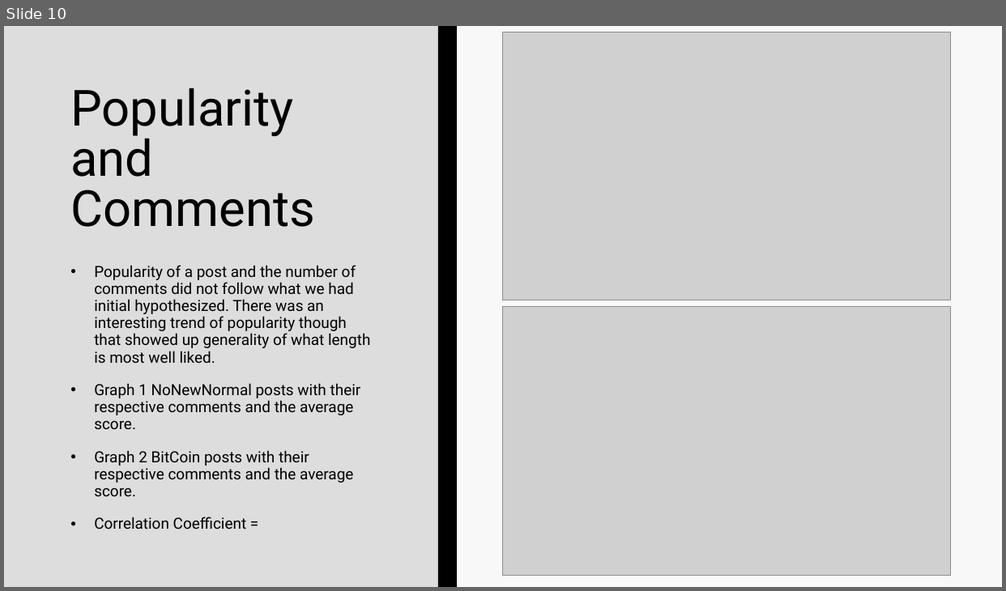
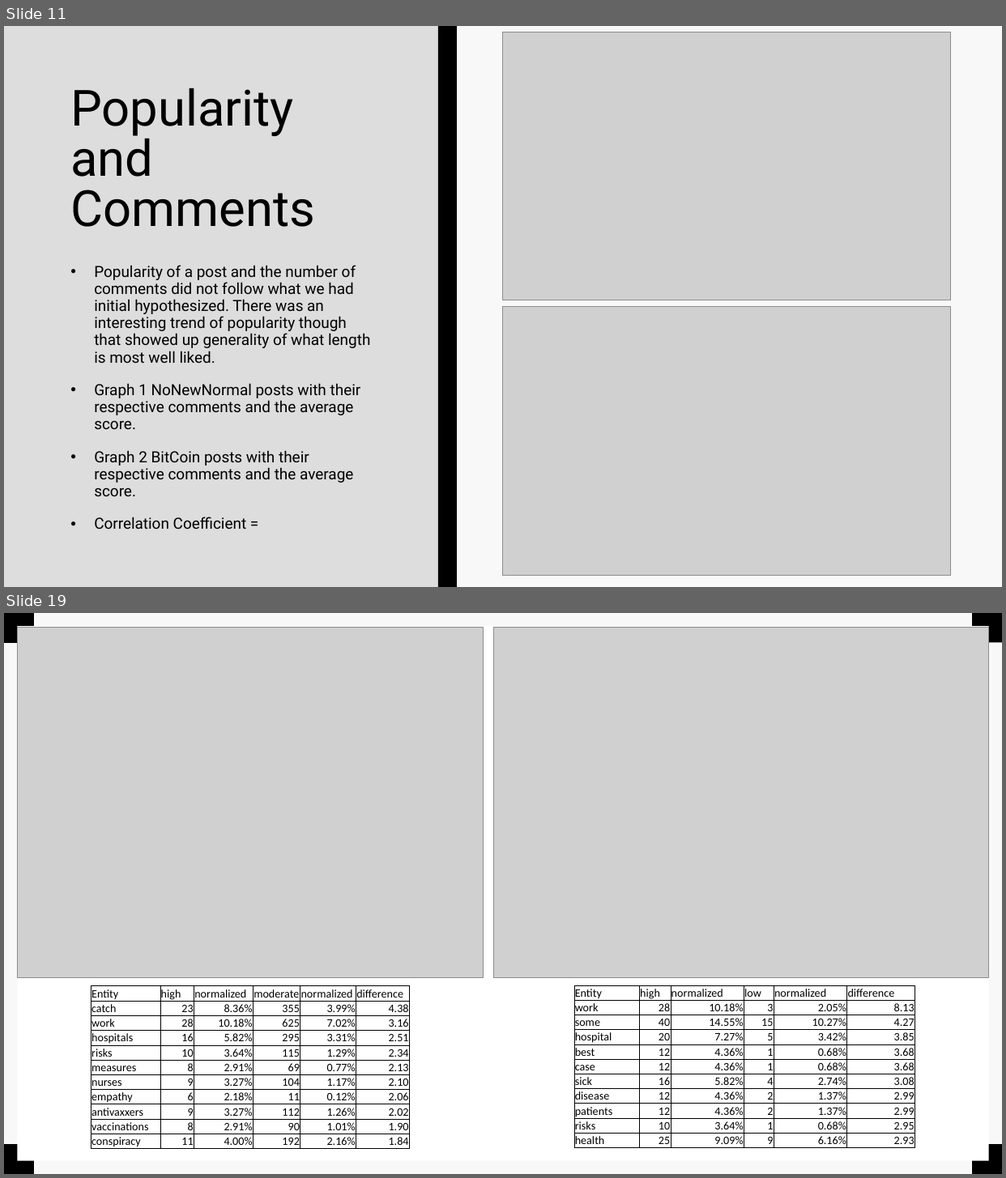
Before and after one commit to EvaTarr/CMPT412Project, a slide deck: presentation.pptx. Shown one above the other, each under a label of ours: slide 10 before the commit, slides 11 and 19 after it; the slides between them are not shown. The pictures are 1006x591 and 1006x1178 pixels, drawn with LibreOffice and Linux fonts; fonts in the diff are those of the drawing; grey boxes stand for pictures. Boxes give left, top, right and bottom in pixels: in the first picture for what was removed or moved away, otherwise in the second. Text is boxed around its words. In the diff, an @@ line names an element or a change of style, - is before the commit and + after.

```diff
--- a/presentation.pptx
+++ b/presentation.pptx
@@ slide 19 added at (4,613,1002,1174), background #F8F8F8 @@
@@ rectangle added at (4,613,1002,1174), fill #F8F8F8 @@
@@ rectangle added at (4,613,34,643), fill #000000 @@
@@ rectangle added at (18,626,989,1161), fill #FFFFFF @@
@@ picture added at (18,628,484,977) @@
@@ rectangle added at (43,613,62,1174), fill #000000 @@
@@ picture added at (493,628,988,977) @@
@@ rectangle added at (972,613,1002,642), fill #000000 @@
@@ table added at (91,986,409,1151), 11 rows, 6 columns @@
+Entity | high | normalized | moderate | normalized | difference
+catch | 23 | 8.36% | 355 | 3.99% | 4.38
+work | 28 | 10.18% | 625 | 7.02% | 3.16
+hospitals | 16 | 5.82% | 295 | 3.31% | 2.51
+risks | 10 | 3.64% | 115 | 1.29% | 2.34
+measures | 8 | 2.91% | 69 | 0.77% | 2.13
+nurses | 9 | 3.27% | 104 | 1.17% | 2.10
+empathy | 6 | 2.18% | 11 | 0.12% | 2.06
+antivaxxers | 9 | 3.27% | 112 | 1.26% | 2.02
+vaccinations | 8 | 2.91% | 90 | 1.01% | 1.90
+conspiracy | 11 | 4.00% | 192 | 2.16% | 1.84
@@ table added at (574,986,916,1148), 11 rows, 6 columns @@
+Entity | high | normalized | low | normalized | difference
+work | 28 | 10.18% | 3 | 2.05% | 8.13
+some | 40 | 14.55% | 15 | 10.27% | 4.27
+hospital | 20 | 7.27% | 5 | 3.42% | 3.85
+best | 12 | 4.36% | 1 | 0.68% | 3.68
+case | 12 | 4.36% | 1 | 0.68% | 3.68
+sick | 16 | 5.82% | 4 | 2.74% | 3.08
+disease | 12 | 4.36% | 2 | 1.37% | 2.99
+patients | 12 | 4.36% | 2 | 1.37% | 2.99
+risks | 10 | 3.64% | 1 | 0.68% | 2.95
+health | 25 | 9.09% | 9 | 6.16% | 2.93
@@ rectangle added at (4,1144,34,1174), fill #000000 @@
@@ rectangle added at (972,1144,1002,1174), fill #000000 @@
@@ what was slide 10 is now slide 11 @@
```
Also in this commit, not shown: 6 slides changed, 16 other slides added, 1 slide removed.
